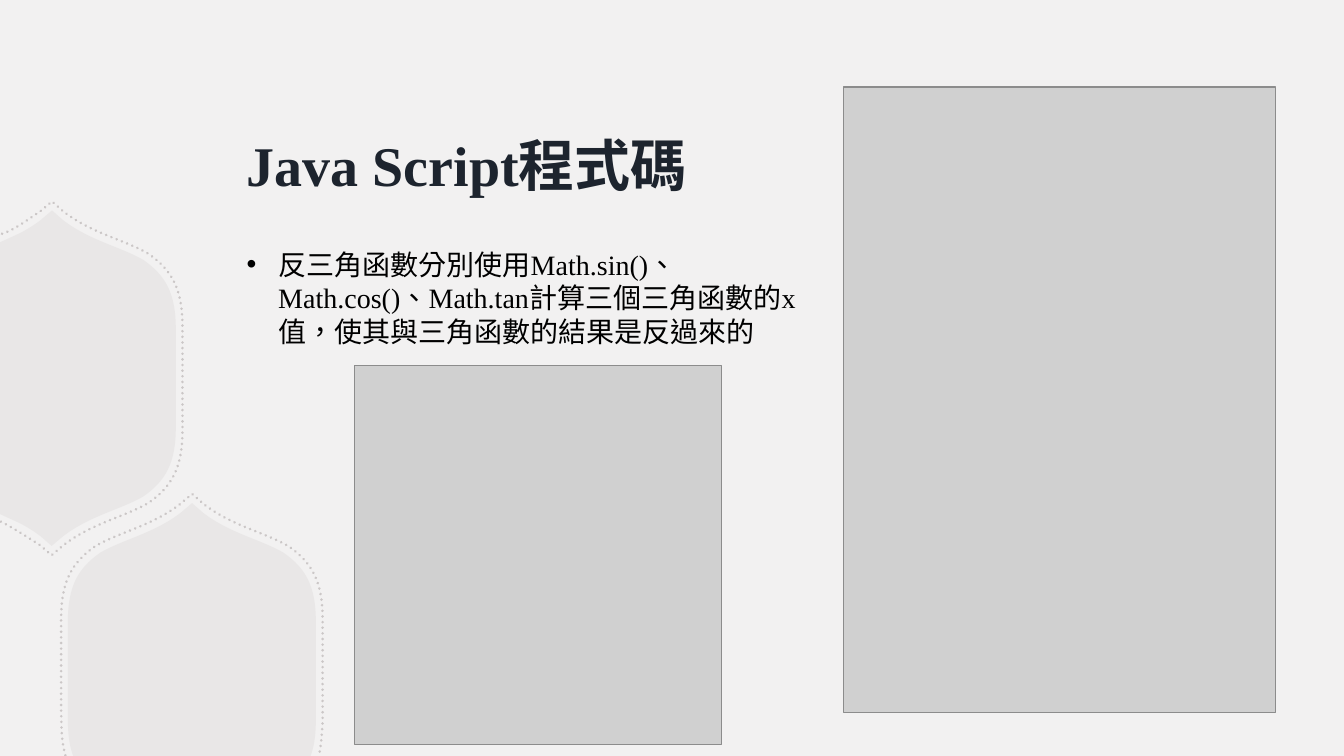
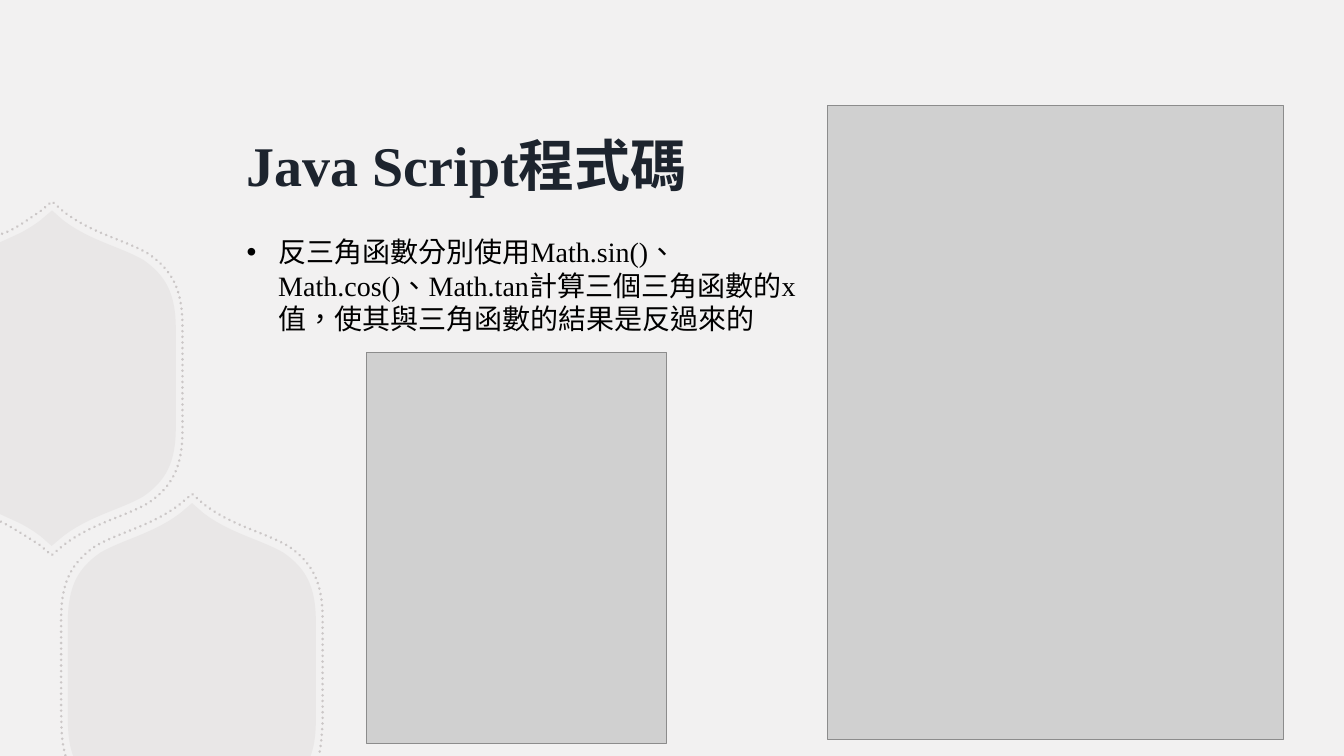
Before and after one commit to evachen20041010/JavaScript, a slide deck: slide 12 of Grp_1/實習課第6組_Grp1.pptx. Drawn at 1344x756 pixels with LibreOffice and Linux fonts; fonts in the diff are those of the drawing; grey boxes stand for pictures. Boxes give left, top, right and bottom in pixels: in the first picture for what was removed or moved away, otherwise in the second. Text is boxed around its words. In the diff, an @@ line names an element or a change of style, - is before the commit and + after.

```diff
--- a/Grp_1/實習課第6組_Grp1.pptx
+++ b/Grp_1/實習課第6組_Grp1.pptx
@@ picture: place and size @@
-picture at bbox=[844, 87, 1275, 713]
+picture at bbox=[828, 106, 1285, 739]
@@ text "反三角函數分別使用Math.sin()、Math.cos()、Math.tan計算三個三角函數的x值，使其與三角函數的結 ...": place and size @@
-text "反三角函數分別使用Math.sin()、Math.cos()、Math.tan計算三個三角函數的x值，使其與三角函數的結 ..." at bbox=[278, 251, 795, 345]
+text "反三角函數分別使用Math.sin()、Math.cos()、Math.tan計算三個三角函數的x值，使其與三角函數的結 ..." at bbox=[278, 238, 795, 332]
@@ picture: place and size @@
-picture at bbox=[355, 366, 722, 744]
+picture at bbox=[366, 352, 666, 743]
```
Also in this commit, not shown: 9 other slides changed, 1 slide added, 2 other files.
